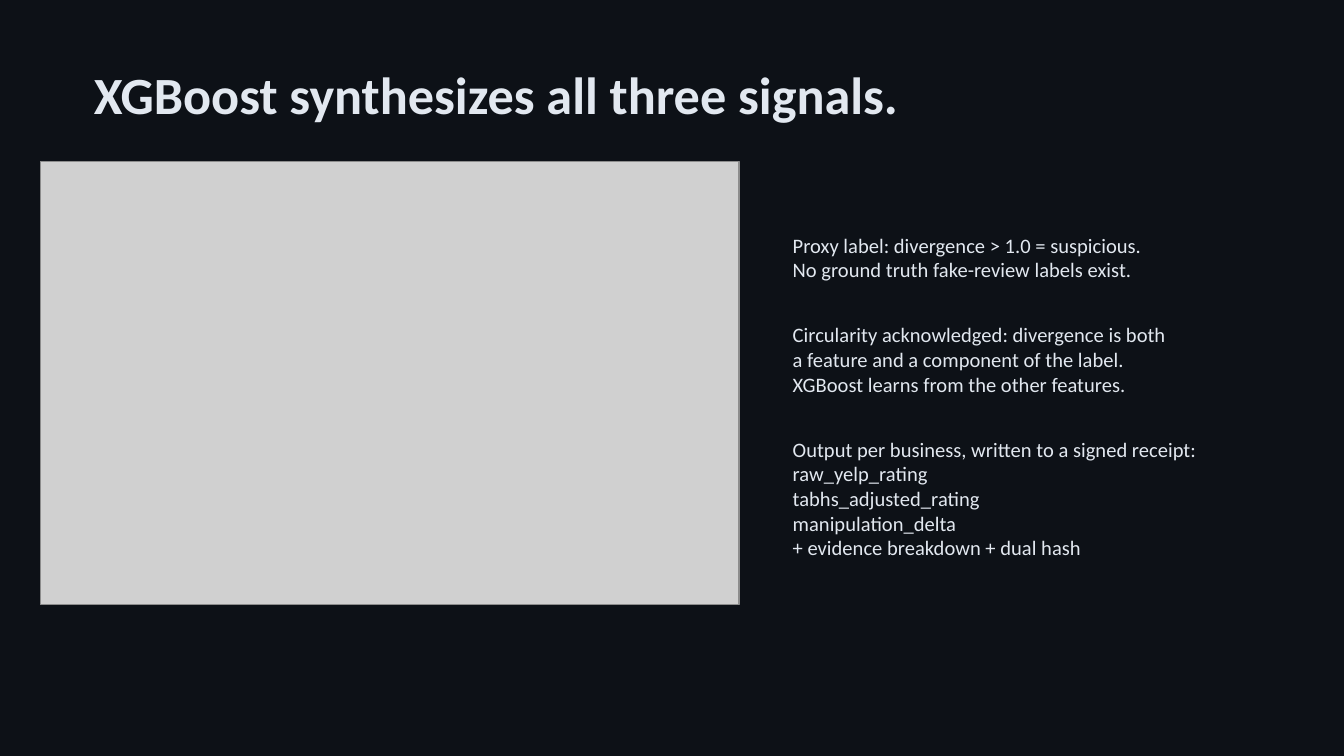
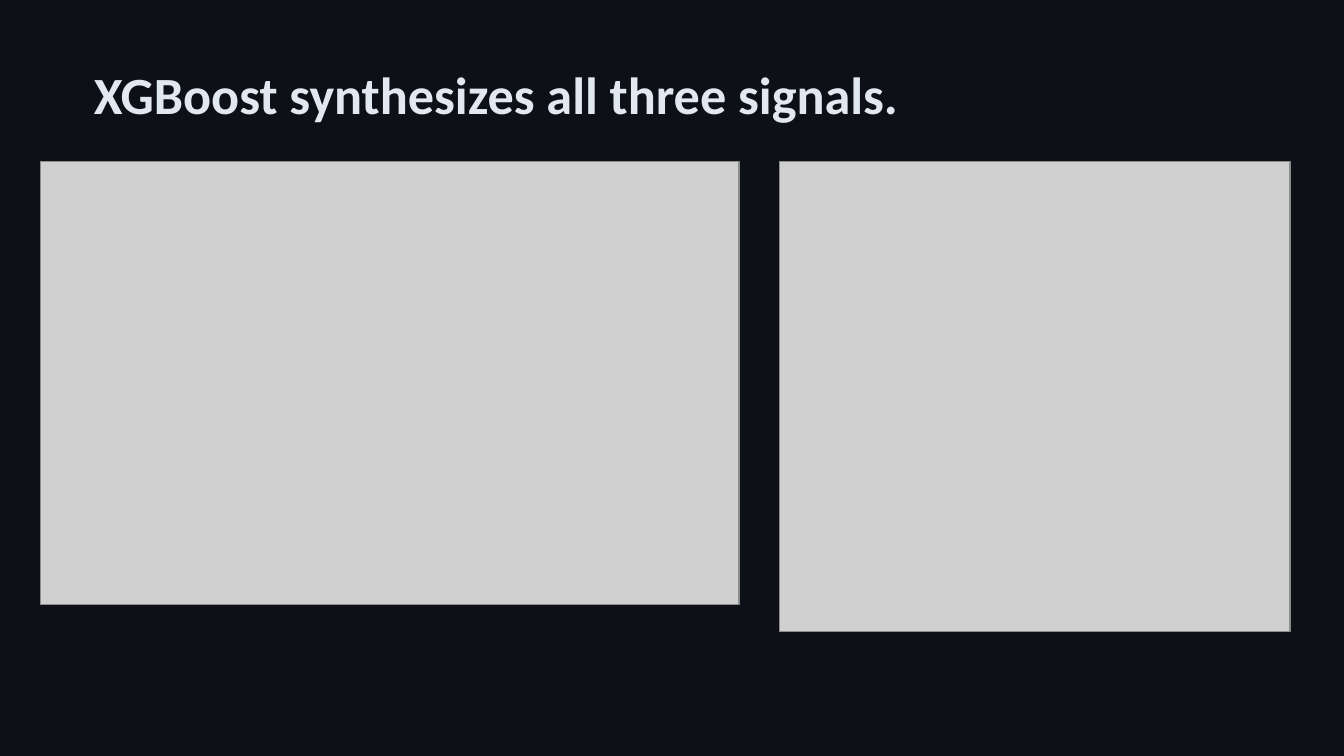
Before and after one commit to InquiroAIResearchLabsInc/CIS509_MCOOK20_FINAL_CODE, a slide deck: slide 7 of docs/CIS509_MCOOK20.pptx. Drawn at 1344x756 pixels with LibreOffice and Linux fonts; fonts in the diff are those of the drawing; grey boxes stand for pictures. Boxes give left, top, right and bottom in pixels: in the first picture for what was removed or moved away, otherwise in the second. Text is boxed around its words. In the diff, an @@ line names an element or a change of style, - is before the commit and + after.

```diff
--- a/docs/CIS509_MCOOK20.pptx
+++ b/docs/CIS509_MCOOK20.pptx
@@ picture added at (x1=780, y1=161, x2=1290, y2=632) @@
@@ text removed at (x1=793, y1=238, x2=1196, y2=555) @@
-Proxy label: divergence > 1.0 = suspicious.
-No ground truth fake-review labels exist.
-Circularity acknowledged: divergence is both
-a feature and a component of the label.
-XGBoost learns from the other features.
-Output per business, written to a signed receipt:
-raw_yelp_rating
-tabhs_adjusted_rating
-manipulation_delta
-+ evidence breakdown + dual hash
```
Also in this commit, not shown: 3 other slides changed, 1 other file.
